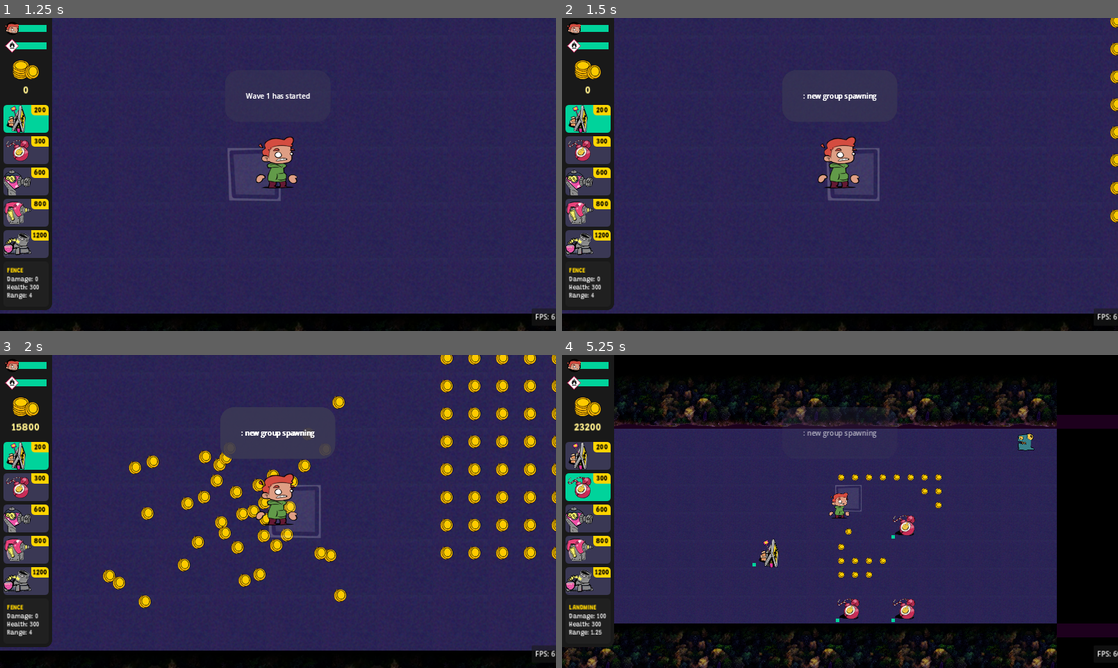
Above: before the commit, frames 1-4 (two rows, left to right).
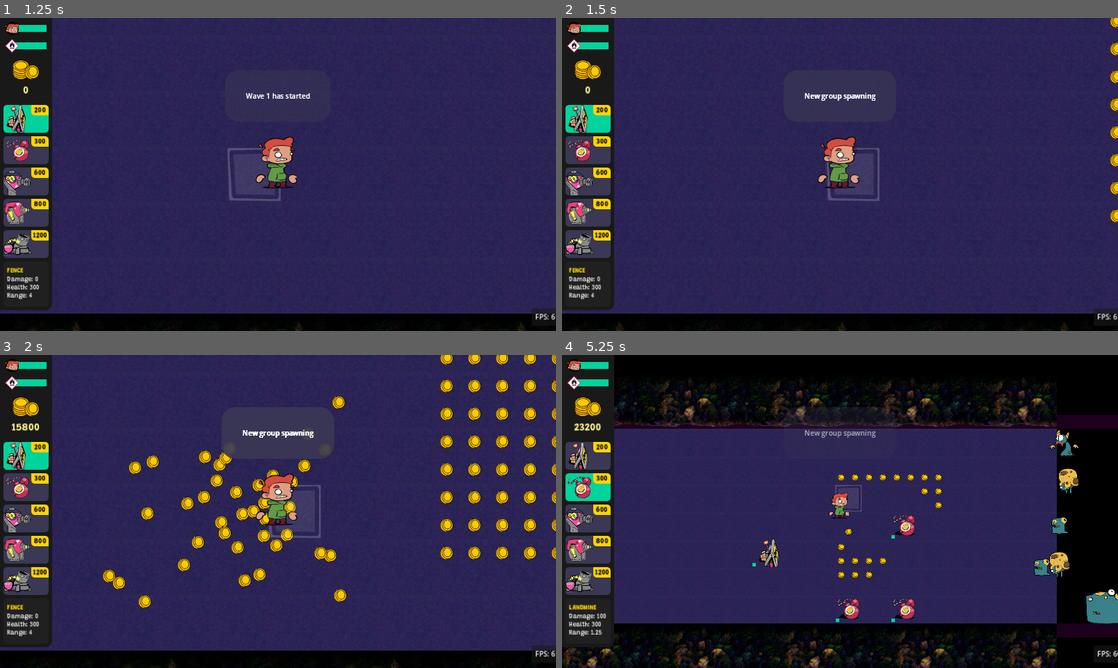
Above: after the commit, the same moments.

Repository: Slushie-Defense/Slushie
Game: Godot game, scene res://UserInterface/SplashScreen/SplashScreen.tscn
Same seed, same stepped clock (60 frames per second), same inputs: the game is played once before the commit and once after it. Sound files missing from this copy of the repository are replaced by a short silence.
Inputs:
- Up to frame 1 (1.25 s): click "Start" at 0.5 s
- Up to frame 2 (1.5 s): tap Enter (StartButton) at 1.25 s; hold Right (RightButton) from 1.28 s (still down); hold Space (ActionButton) from 1.28 s (still down)
- Up to frame 3 (2 s): keep holding Right (RightButton); keep holding Space (ActionButton)
- Up to frame 4 (5.25 s): release Right (RightButton) at 2.03 s; release Space (ActionButton) at 2.03 s; hold Down (DownButton) 2.03-2.78 s; tap Space (ActionButton) at 2.1, 3.05, 3.8, 4.55 s; hold Right (RightButton) 2.78-3.53 s; hold Tab (SelectItemButton) 2.78-3.53 s; hold Up (UpButton) 3.53-4.28 s; tap Enter (StartButton) at 3.6 s; hold = (ZoomIn) 4.28-5.03 s; hold Left (LeftButton) from 4.28 s (still down); tap - (ZoomOut) at 5.1 s

Frame 1 is identical in both runs. In frame 2, 0.2% of the frame differs, in the area x 43-57%, y 23-27%; in frame 3, 0.2%; in frame 4, 1.6%, in the area x 43-100%, y 23-86%.

Commit message:
added some changes to wave manager

Diff:
--- /dev/null
+++ b/Entities/Enemy/Floater.tscn
@@ -0,0 +1,55 @@
+[gd_scene load_steps=7 format=3 uid="uid://dxpdjmjglwb4d"]
+
+[ext_resource type="Script" path="res://Entities/Enemy/Enemy.gd" id="1_nlpes"]
+[ext_resource type="Texture2D" uid="uid://btjbfqytox3d2" path="res://Sprites/Characters/Enemies/Basic/Basic256x256.png" id="2_2dcr3"]
+[ext_resource type="Texture2D" uid="uid://cqq1ir1pgg75q" path="res://Sprites/Circles/128x128-DottedCircle.png" id="3_edfa8"]
+[ext_resource type="PackedScene" uid="uid://bvke1fhsiyvft" path="res://Entities/Health/HealthBar.tscn" id="4_ltps4"]
+
+[sub_resource type="CircleShape2D" id="CircleShape2D_o6l61"]
+radius = 32.0
+
+[sub_resource type="CircleShape2D" id="CircleShape2D_hdjo8"]
+radius = 128.0
+
+[node name="Enemy" type="CharacterBody2D"]
+z_index = 3
+collision_layer = 8
+collision_mask = 15
+motion_mode = 1
+script = ExtResource("1_nlpes")
+enemy_type = 2
+
+[node name="CollisionShape2D" type="CollisionShape2D" parent="."]
+z_index = 1
+shape = SubResource("CircleShape2D_o6l61")
+
+[node name="CharacterSprite" type="Sprite2D" parent="."]
+texture = ExtResource("2_2dcr3")
+
+[node name="Vision" type="Area2D" parent="."]
+collision_layer = 8
+collision_mask = 6
+
+[node name="CollisionShape2D" type="CollisionShape2D" parent="Vision"]
+shape = SubResource("CircleShape2D_hdjo8")
+
+[node name="VisionCircle" type="Sprite2D" parent="Vision"]
+visible = false
+texture = ExtResource("3_edfa8")
+
+[node name="Healthbar" parent="." instance=ExtResource("4_ltps4")]
+visible = false
+offset_top = -56.0
+offset_bottom = -24.0
+
+[node name="AttackRangeRayCast" type="RayCast2D" parent="."]
+enabled = false
+target_position = Vector2(0, 0)
+collision_mask = 6
+
+[node name="AttackDelayTimer" type="Timer" parent="."]
+one_shot = true
+
+[connection signal="body_entered" from="Vision" to="." method="_on_vision_body_entered"]
+[connection signal="body_exited" from="Vision" to="." method="_on_vision_body_exited"]
+[connection signal="timeout" from="AttackDelayTimer" to="." method="_on_attack_delay_timer_timeout"]
--- /dev/null
+++ b/Entities/Enemy/Grunt.tscn
@@ -0,0 +1,55 @@
+[gd_scene load_steps=7 format=3 uid="uid://d2odr3jayaich"]
+
+[ext_resource type="Script" path="res://Entities/Enemy/Enemy.gd" id="1_3cxro"]
+[ext_resource type="Texture2D" uid="uid://btjbfqytox3d2" path="res://Sprites/Characters/Enemies/Basic/Basic256x256.png" id="2_f2pbb"]
+[ext_resource type="Texture2D" uid="uid://cqq1ir1pgg75q" path="res://Sprites/Circles/128x128-DottedCircle.png" id="3_vfoqi"]
+[ext_resource type="PackedScene" uid="uid://bvke1fhsiyvft" path="res://Entities/Health/HealthBar.tscn" id="4_kxxbm"]
+
+[sub_resource type="CircleShape2D" id="CircleShape2D_o6l61"]
+radius = 32.0
+
+[sub_resource type="CircleShape2D" id="CircleShape2D_hdjo8"]
+radius = 128.0
+
+[node name="Enemy" type="CharacterBody2D"]
+z_index = 3
+collision_layer = 8
+collision_mask = 15
+motion_mode = 1
+script = ExtResource("1_3cxro")
+enemy_type = 3
+
+[node name="CollisionShape2D" type="CollisionShape2D" parent="."]
+z_index = 1
+shape = SubResource("CircleShape2D_o6l61")
+
+[node name="CharacterSprite" type="Sprite2D" parent="."]
+texture = ExtResource("2_f2pbb")
+
+[node name="Vision" type="Area2D" parent="."]
+collision_layer = 8
+collision_mask = 6
+
+[node name="CollisionShape2D" type="CollisionShape2D" parent="Vision"]
+shape = SubResource("CircleShape2D_hdjo8")
+
+[node name="VisionCircle" type="Sprite2D" parent="Vision"]
+visible = false
+texture = ExtResource("3_vfoqi")
+
+[node name="Healthbar" parent="." instance=ExtResource("4_kxxbm")]
+visible = false
+offset_top = -56.0
+offset_bottom = -24.0
+
+[node name="AttackRangeRayCast" type="RayCast2D" parent="."]
+enabled = false
+target_position = Vector2(0, 0)
+collision_mask = 6
+
+[node name="AttackDelayTimer" type="Timer" parent="."]
+one_shot = true
+
+[connection signal="body_entered" from="Vision" to="." method="_on_vision_body_entered"]
+[connection signal="body_exited" from="Vision" to="." method="_on_vision_body_exited"]
+[connection signal="timeout" from="AttackDelayTimer" to="." method="_on_attack_delay_timer_timeout"]
--- /dev/null
+++ b/Entities/Enemy/Spitter.tscn
@@ -0,0 +1,55 @@
+[gd_scene load_steps=7 format=3 uid="uid://booay86i8n3px"]
+
+[ext_resource type="Script" path="res://Entities/Enemy/Enemy.gd" id="1_1vrqn"]
+[ext_resource type="Texture2D" uid="uid://btjbfqytox3d2" path="res://Sprites/Characters/Enemies/Basic/Basic256x256.png" id="2_wtyty"]
+[ext_resource type="Texture2D" uid="uid://cqq1ir1pgg75q" path="res://Sprites/Circles/128x128-DottedCircle.png" id="3_gvd0w"]
+[ext_resource type="PackedScene" uid="uid://bvke1fhsiyvft" path="res://Entities/Health/HealthBar.tscn" id="4_58e5e"]
+
+[sub_resource type="CircleShape2D" id="CircleShape2D_o6l61"]
+radius = 32.0
+
+[sub_resource type="CircleShape2D" id="CircleShape2D_hdjo8"]
+radius = 128.0
+
+[node name="Enemy" type="CharacterBody2D"]
+z_index = 3
+collision_layer = 8
+collision_mask = 15
+motion_mode = 1
+script = ExtResource("1_1vrqn")
+enemy_type = 4
+
+[node name="CollisionShape2D" type="CollisionShape2D" parent="."]
+z_index = 1
+shape = SubResource("CircleShape2D_o6l61")
+
+[node name="CharacterSprite" type="Sprite2D" parent="."]
+texture = ExtResource("2_wtyty")
+
+[node name="Vision" type="Area2D" parent="."]
+collision_layer = 8
+collision_mask = 6
+
+[node name="CollisionShape2D" type="CollisionShape2D" parent="Vision"]
+shape = SubResource("CircleShape2D_hdjo8")
+
+[node name="VisionCircle" type="Sprite2D" parent="Vision"]
+visible = false
+texture = ExtResource("3_gvd0w")
+
+[node name="Healthbar" parent="." instance=ExtResource("4_58e5e")]
+visible = false
+offset_top = -56.0
+offset_bottom = -24.0
+
+[node name="AttackRangeRayCast" type="RayCast2D" parent="."]
+enabled = false
+target_position = Vector2(0, 0)
+collision_mask = 6
+
+[node name="AttackDelayTimer" type="Timer" parent="."]
+one_shot = true
+
+[connection signal="body_entered" from="Vision" to="." method="_on_vision_body_entered"]
+[connection signal="body_exited" from="Vision" to="." method="_on_vision_body_exited"]
+[connection signal="timeout" from="AttackDelayTimer" to="." method="_on_attack_delay_timer_timeout"]
--- /dev/null
+++ b/Entities/Enemy/Tank.tscn
@@ -0,0 +1,55 @@
+[gd_scene load_steps=7 format=3 uid="uid://c3x54e2gv7dlp"]
+
+[ext_resource type="Script" path="res://Entities/Enemy/Enemy.gd" id="1_wymog"]
+[ext_resource type="Texture2D" uid="uid://btjbfqytox3d2" path="res://Sprites/Characters/Enemies/Basic/Basic256x256.png" id="2_jhyx7"]
+[ext_resource type="Texture2D" uid="uid://cqq1ir1pgg75q" path="res://Sprites/Circles/128x128-DottedCircle.png" id="3_y2mh0"]
+[ext_resource type="PackedScene" uid="uid://bvke1fhsiyvft" path="res://Entities/Health/HealthBar.tscn" id="4_t2u88"]
+
+[sub_resource type="CircleShape2D" id="CircleShape2D_o6l61"]
+radius = 32.0
+
+[sub_resource type="CircleShape2D" id="CircleShape2D_hdjo8"]
+radius = 128.0
+
+[node name="Enemy" type="CharacterBody2D"]
+z_index = 3
+collision_layer = 8
+collision_mask = 15
+motion_mode = 1
+script = ExtResource("1_wymog")
+enemy_type = 1
+
+[node name="CollisionShape2D" type="CollisionShape2D" parent="."]
+z_index = 1
+shape = SubResource("CircleShape2D_o6l61")
+
+[node name="CharacterSprite" type="Sprite2D" parent="."]
+texture = ExtResource("2_jhyx7")
+
+[node name="Vision" type="Area2D" parent="."]
+collision_layer = 8
+collision_mask = 6
+
+[node name="CollisionShape2D" type="CollisionShape2D" parent="Vision"]
+shape = SubResource("CircleShape2D_hdjo8")
+
+[node name="VisionCircle" type="Sprite2D" parent="Vision"]
+visible = false
+texture = ExtResource("3_y2mh0")
+
+[node name="Healthbar" parent="." instance=ExtResource("4_t2u88")]
+visible = false
+offset_top = -56.0
+offset_bottom = -24.0
+
+[node name="AttackRangeRayCast" type="RayCast2D" parent="."]
+enabled = false
+target_position = Vector2(0, 0)
+collision_mask = 6
+
+[node name="AttackDelayTimer" type="Timer" parent="."]
+one_shot = true
+
+[connection signal="body_entered" from="Vision" to="." method="_on_vision_body_entered"]
+[connection signal="body_exited" from="Vision" to="." method="_on_vision_body_exited"]
+[connection signal="timeout" from="AttackDelayTimer" to="." method="_on_attack_delay_timer_timeout"]
--- a/Entities/Managers/WaveManager/EnemySpawnInfo.gd
+++ b/Entities/Managers/WaveManager/EnemySpawnInfo.gd
@@ -2,8 +2,11 @@
 extends Resource
 
 @export var enemies: Array[PackedScene]
-@export var type: String
+
 @export var portals: PackedStringArray = ["TopPortal", "MiddleTopPortal", "MiddlePortal", "MiddleBottomPortal", "BottomPortal"]
-@export var number_to_spawn_at_once = 1
+# the number of enemies to spawn at once, in a group
+@export var number_to_spawn_at_once : int
+# the time between each enemy spawn
 @export var total_time: float
+# number of groups to spawn
 @export var number_to_spawn: int
--- a/Entities/Managers/WaveManager/WaveManager.gd
+++ b/Entities/Managers/WaveManager/WaveManager.gd
@@ -67,7 +67,7 @@
 func _spawn_enemy(enemy_info: EnemySpawnInfo):
 	for i in range(enemy_info.number_to_spawn_at_once):
 		_add_enemy(enemy_info)
-	await get_tree().create_timer(enemy_info.total_time / float(enemy_info.number_to_spawn)).timeout
+		await get_tree().create_timer(enemy_info.total_time / float(enemy_info.number_to_spawn_at_once)).timeout
 
 
 # spawns a wave, which syncronously loops through the groups
@@ -85,10 +85,10 @@
 
 # spawns a group of enemies within a wave
 func _spawn_group(enemy_info: EnemySpawnInfo):
-	Main.emit_signal("signal_wave_event", str(enemy_info.type) + ": new group spawning")
-	for i in range(enemy_info.number_to_spawn + 1):
+	Main.emit_signal("signal_wave_event", "New group spawning")
+	for i in range(enemy_info.number_to_spawn):
 		await _spawn_enemy(enemy_info)
-	Main.emit_signal("signal_wave_event", str(enemy_info.type) + ": Spawned all enemies in this group")
+	Main.emit_signal("signal_wave_event",  "Spawned all enemies in this group")
 
 var current_wave_index = 0
 # Called when the node enters the scene tree for the first time.
--- /dev/null
+++ b/Entities/Managers/WaveManager/wave1.tres
@@ -0,0 +1,23 @@
+[gd_resource type="Resource" script_class="Wave" load_steps=9 format=3 uid="uid://3o3kl4h5i58i"]
+
+[ext_resource type="PackedScene" uid="uid://digh6puar70w0" path="res://Entities/Enemy/Enemy.tscn" id="1_180s6"]
+[ext_resource type="PackedScene" uid="uid://dxpdjmjglwb4d" path="res://Entities/Enemy/Floater.tscn" id="2_lof47"]
+[ext_resource type="PackedScene" uid="uid://d2odr3jayaich" path="res://Entities/Enemy/Grunt.tscn" id="3_jmjro"]
+[ext_resource type="PackedScene" uid="uid://booay86i8n3px" path="res://Entities/Enemy/Spitter.tscn" id="4_lafyo"]
+[ext_resource type="PackedScene" uid="uid://c3x54e2gv7dlp" path="res://Entities/Enemy/Tank.tscn" id="5_pnp8o"]
+[ext_resource type="Script" path="res://Entities/Managers/WaveManager/EnemySpawnInfo.gd" id="6_r78fw"]
+[ext_resource type="Script" path="res://Entities/Managers/WaveManager/Wave.gd" id="7_eq31o"]
+
+[sub_resource type="Resource" id="Resource_2nsys"]
+script = ExtResource("6_r78fw")
+enemies = Array[PackedScene]([ExtResource("1_180s6"), ExtResource("2_lof47"), ExtResource("3_jmjro"), ExtResource("4_lafyo"), ExtResource("5_pnp8o")])
+portals = ["TopPortal", "MiddleTopPortal", "MiddlePortal", "MiddleBottomPortal", "BottomPortal"]
+number_to_spawn_at_once = 5
+total_time = 3.0
+number_to_spawn = 5
+
+[resource]
+script = ExtResource("7_eq31o")
+name = "Wave 1"
+description = "The description"
+enemies = Array[ExtResource("6_r78fw")]([SubResource("Resource_2nsys")])
--- a/Levels/Level1.tscn
+++ b/Levels/Level1.tscn
@@ -1,13 +1,18 @@
-[gd_scene load_steps=18 format=3 uid="uid://chejjmfnqqb3"]
+[gd_scene load_steps=22 format=3 uid="uid://chejjmfnqqb3"]
 
 [ext_resource type="PackedScene" uid="uid://d05a21782kpoa" path="res://Entities/Camera/Camera.tscn" id="1_0xhkv"]
 [ext_resource type="PackedScene" uid="uid://bj2450c708xsx" path="res://Entities/Player/Player.tscn" id="1_46qfd"]
 [ext_resource type="PackedScene" uid="uid://d1vyrdmd23lcq" path="res://Entities/Managers/WaveManager/Portal.tscn" id="1_76lsd"]
 [ext_resource type="Script" path="res://Entities/Managers/WaveManager/GameStateManager.gd" id="1_g46yp"]
 [ext_resource type="PackedScene" uid="uid://bb541y6133q8o" path="res://Entities/Environment/GroundTexture.tscn" id="1_xivym"]
+[ext_resource type="Resource" uid="uid://3o3kl4h5i58i" path="res://Entities/Managers/WaveManager/wave1.tres" id="2_ed4oo"]
 [ext_resource type="Script" path="res://Entities/Managers/WaveManager/Portal.gd" id="2_mqamu"]
+[ext_resource type="PackedScene" uid="uid://dxpdjmjglwb4d" path="res://Entities/Enemy/Floater.tscn" id="3_6csi5"]
+[ext_resource type="PackedScene" uid="uid://d2odr3jayaich" path="res://Entities/Enemy/Grunt.tscn" id="3_uc7a1"]
+[ext_resource type="PackedScene" uid="uid://c3x54e2gv7dlp" path="res://Entities/Enemy/Tank.tscn" id="4_1ctor"]
 [ext_resource type="Script" path="res://Utilities/VisiblePolygon2DColliders.gd" id="4_4bbal"]
 [ext_resource type="PackedScene" uid="uid://digh6puar70w0" path="res://Entities/Enemy/Enemy.tscn" id="4_e3ocv"]
+[ext_resource type="PackedScene" uid="uid://booay86i8n3px" path="res://Entities/Enemy/Spitter.tscn" id="4_jacdv"]
 [ext_resource type="PackedScene" uid="uid://thui7p52g4o6" path="res://Entities/GasStation/GasStation.tscn" id="5_0xu7d"]
 [ext_resource type="Script" path="res://Entities/Managers/WaveManager/WaveManager.gd" id="7_d2dej"]
 [ext_resource type="PackedScene" uid="uid://umxdc1nk56g1" path="res://Entities/Environment/TreesTexture.tscn" id="7_jvtud"]
@@ -15,35 +20,25 @@
 [ext_resource type="Script" path="res://Entities/Managers/WaveManager/Wave.gd" id="9_cbk5y"]
 [ext_resource type="PackedScene" uid="uid://m85u2pije2ka" path="res://Entities/Coin/CoinSpawner.tscn" id="11_cched"]
 
-[sub_resource type="Resource" id="Resource_my8wf"]
-script = ExtResource("8_qjyoi")
-enemies = Array[PackedScene]([ExtResource("4_e3ocv")])
-type = ""
-portals = ["TopPortal", "MiddleTopPortal", "MiddlePortal", "MiddleBottomPortal", "BottomPortal"]
-number_to_spawn_at_once = 1
-total_time = 3.0
-number_to_spawn = 0
-
 [sub_resource type="Resource" id="Resource_2nsys"]
 script = ExtResource("8_qjyoi")
-enemies = Array[PackedScene]([ExtResource("4_e3ocv")])
-type = ""
+enemies = Array[PackedScene]([ExtResource("4_e3ocv"), ExtResource("3_6csi5"), ExtResource("3_uc7a1"), ExtResource("4_jacdv"), ExtResource("4_1ctor")])
 portals = ["TopPortal", "MiddleTopPortal", "MiddlePortal", "MiddleBottomPortal", "BottomPortal"]
-number_to_spawn_at_once = 1
-total_time = 3.0
-number_to_spawn = 0
+number_to_spawn_at_once = 5
+total_time = 2.0
+number_to_spawn = 5
 
-[sub_resource type="Resource" id="Resource_upjrm"]
+[sub_resource type="Resource" id="Resource_kjten"]
 script = ExtResource("9_cbk5y")
-name = "Wave 1"
+name = "Wave 2"
 description = "The description"
-enemies = Array[ExtResource("8_qjyoi")]([SubResource("Resource_my8wf"), SubResource("Resource_2nsys")])
+enemies = Array[ExtResource("8_qjyoi")]([SubResource("Resource_2nsys")])
 
 [node name="Level1" type="Node2D"]
 
 [node name="WaveManager" type="Node2D" parent="."]
 script = ExtResource("7_d2dej")
-waves = Array[ExtResource("9_cbk5y")]([SubResource("Resource_upjrm")])
+waves = Array[ExtResource("9_cbk5y")]([ExtResource("2_ed4oo"), SubResource("Resource_kjten")])
 
 [node name="GameStateManager" type="Node2D" parent="." node_paths=PackedStringArray("current_wave_manager")]
 process_mode = 3
